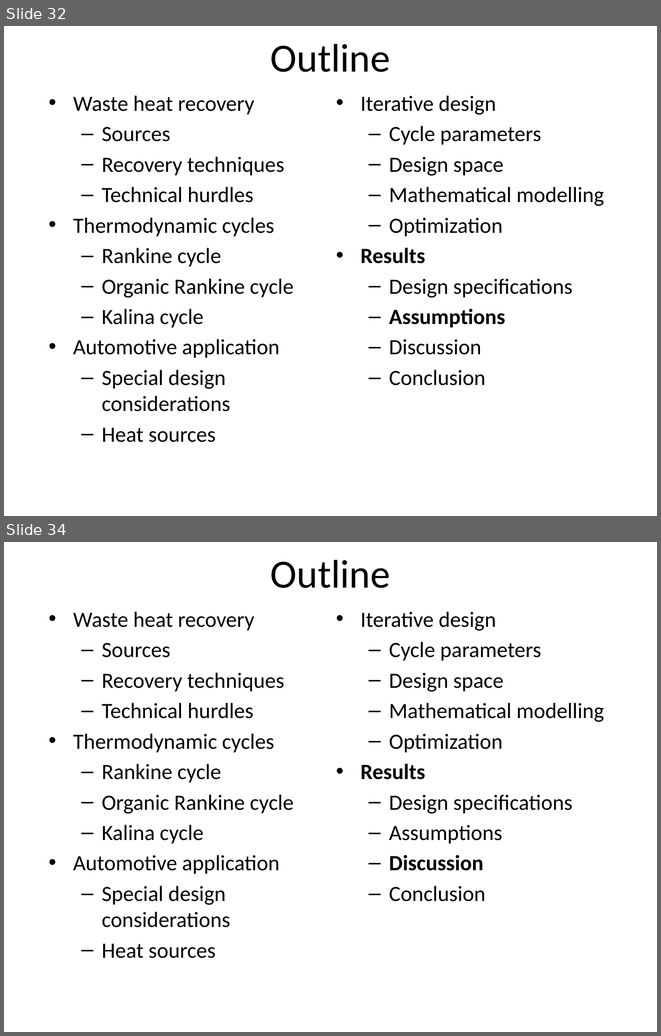
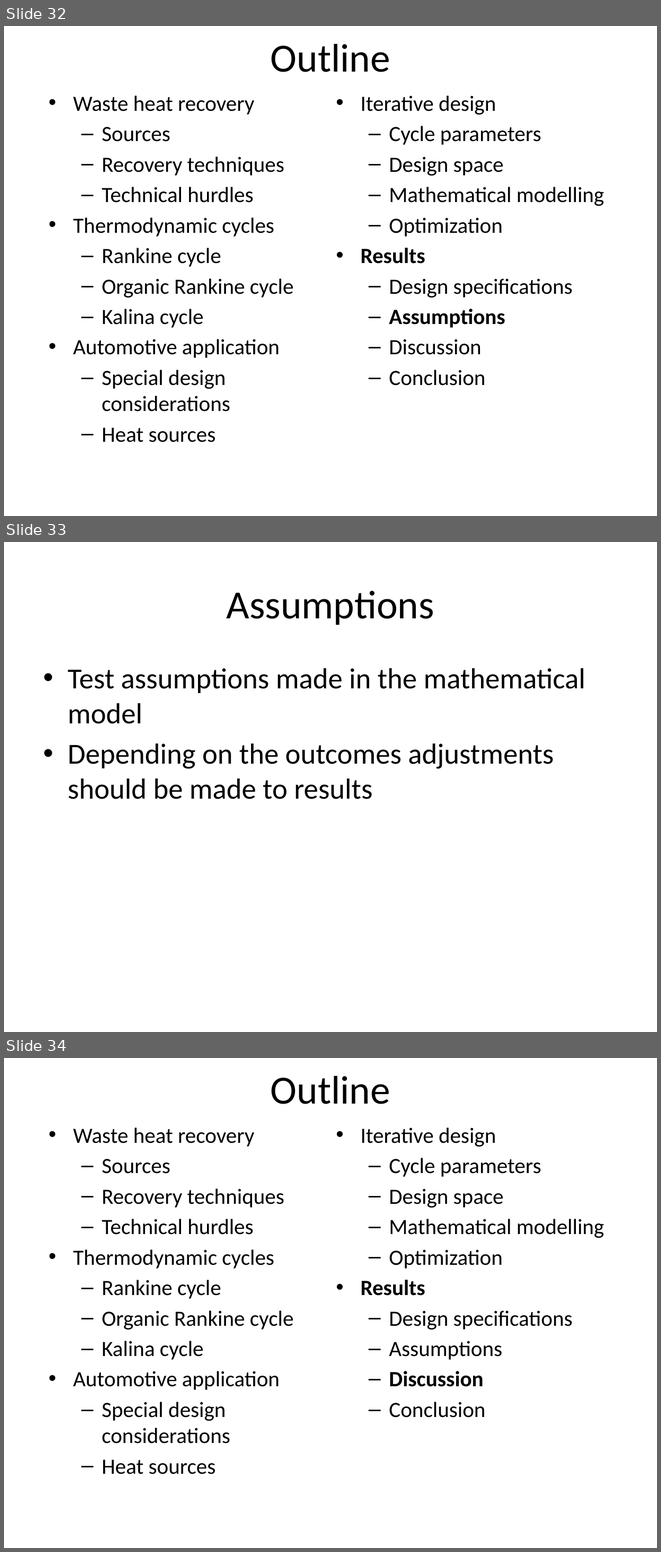
Before and after one commit to gmclapp/Masters_Thesis, a slide deck: Proposal/Proposal presentation.pptx. Shown one above the other, each under a label of ours: slides 32 and 34 before the commit, slides 32, 33 and 34 after it; the slides between them are not shown. The pictures are 661x1036 and 661x1552 pixels, drawn with LibreOffice and Linux fonts; fonts in the diff are those of the drawing; background and template pictures are left out. Boxes give left, top, right and bottom in pixels: in the first picture for what was removed or moved away, otherwise in the second. Text is boxed around its words. In the diff, an @@ line names an element or a change of style, - is before the commit and + after.

```diff
--- a/Proposal/Proposal presentation.pptx
+++ b/Proposal/Proposal presentation.pptx
@@ slide 33 added at [4,542,657,1032], background picture (left out) @@
@@ title added at [227,591,434,625], 44 pt, text #000000 @@
+Assumptions
@@ text added at [68,668,585,799], 32 pt, text #000000 @@
+• Test assumptions made in the mathematical model
+• Depending on the outcomes adjustments should be made to results
```
Also in this commit, not shown: 2 other slides added, 3 slides removed, 1 other file.
